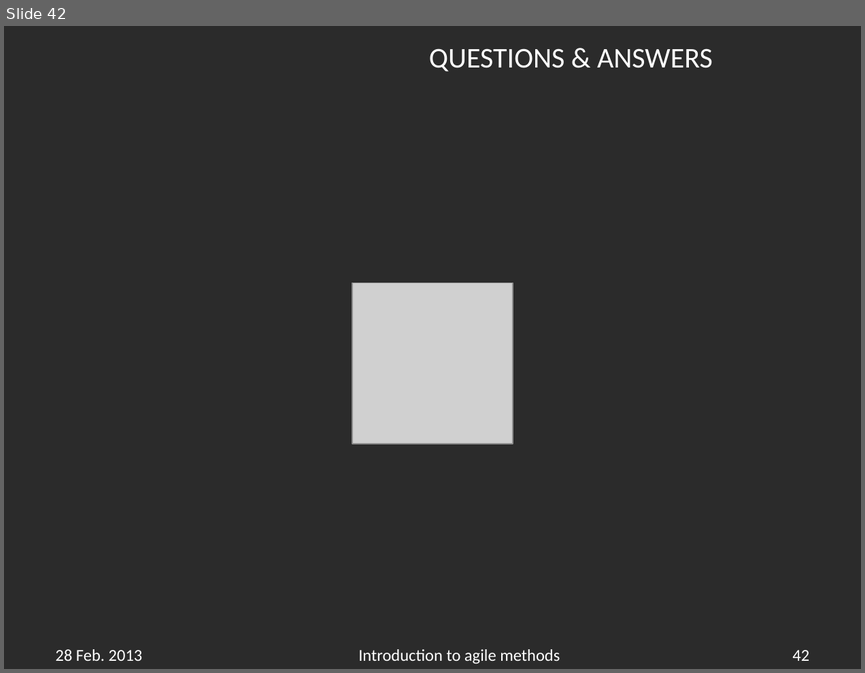
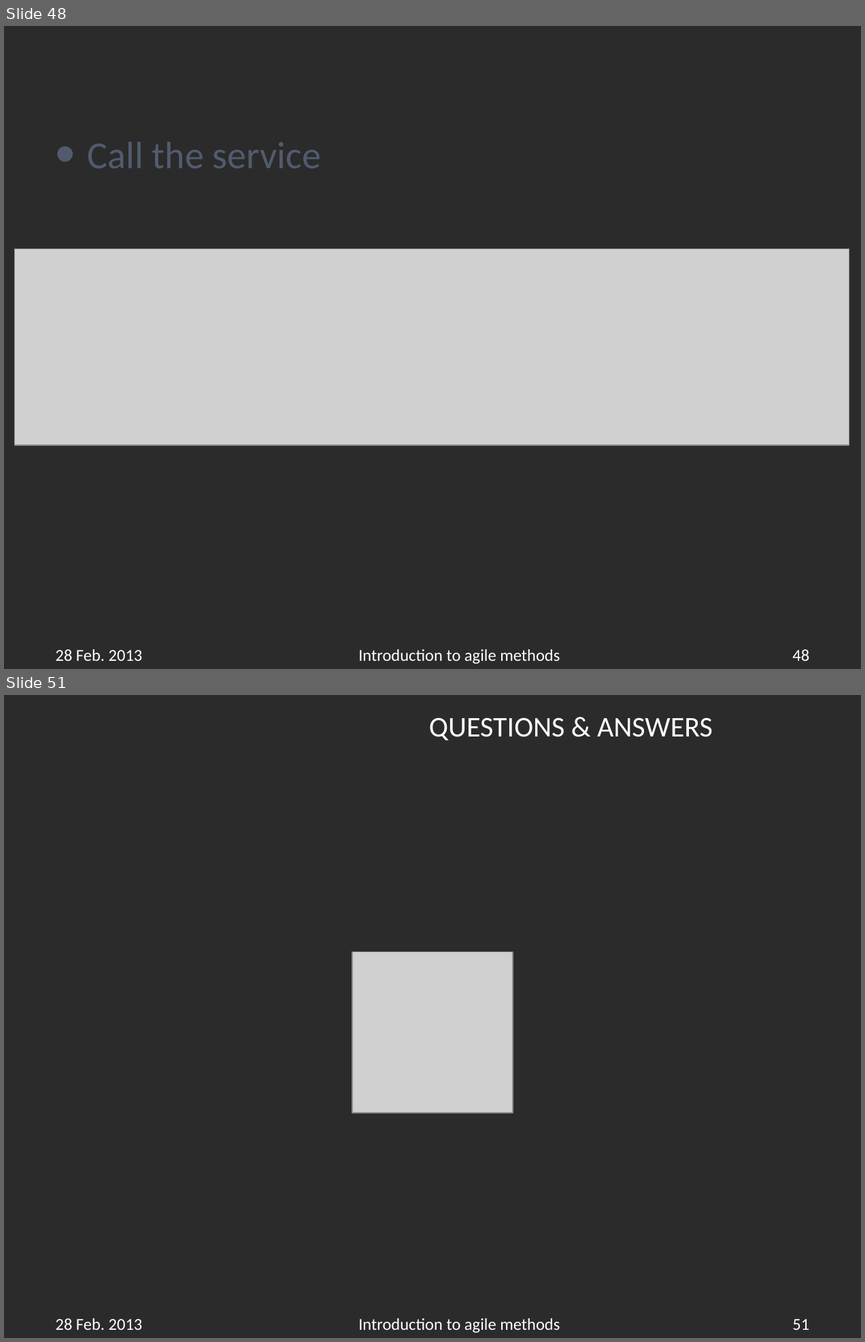
Before and after one commit to APGoblinShark/ap-bb-resources, a slide deck: AP-BrownBag(Javascript).pptx. Shown one above the other, each under a label of ours: slide 42 before the commit, slides 48 and 51 after it; the slides between them are not shown. The pictures are 865x673 and 865x1342 pixels, drawn with LibreOffice and Linux fonts; fonts in the diff are those of the drawing; grey boxes stand for pictures; background and template pictures are left out; a plain dark background stands for a picture behind light text. Boxes give left, top, right and bottom in pixels: in the first picture for what was removed or moved away, otherwise in the second. Text is boxed around its words. In the diff, an @@ line names an element or a change of style, - is before the commit and + after.

```diff
--- a/AP-BrownBag(Javascript).pptx
+++ b/AP-BrownBag(Javascript).pptx
@@ slide 48 added at (x1=4, y1=26, x2=861, y2=669), background picture (left out) @@
@@ text added at (x1=88, y1=142, x2=321, y2=168), 32 pt, text #525B6E @@
+• Call the service
@@ picture added at (x1=14, y1=249, x2=849, y2=445) @@
@@ text added at (x1=56, y1=649, x2=143, y2=660), 14 pt, text #FFFFFF @@
+28 Feb. 2013
@@ text added at (x1=358, y1=649, x2=560, y2=663), 14 pt, text #FFFFFF @@
+Introduction to agile methods
@@ page number added at (x1=792, y1=649, x2=809, y2=660), 14 pt, text #FFFFFF @@
+48
@@ what was slide 42 is now slide 51 @@
@@ page number at (x1=792, y1=1319, x2=809, y2=1329): text changed @@
-42
+51
```
Also in this commit, not shown: 1 slide changed, 8 other slides added.
